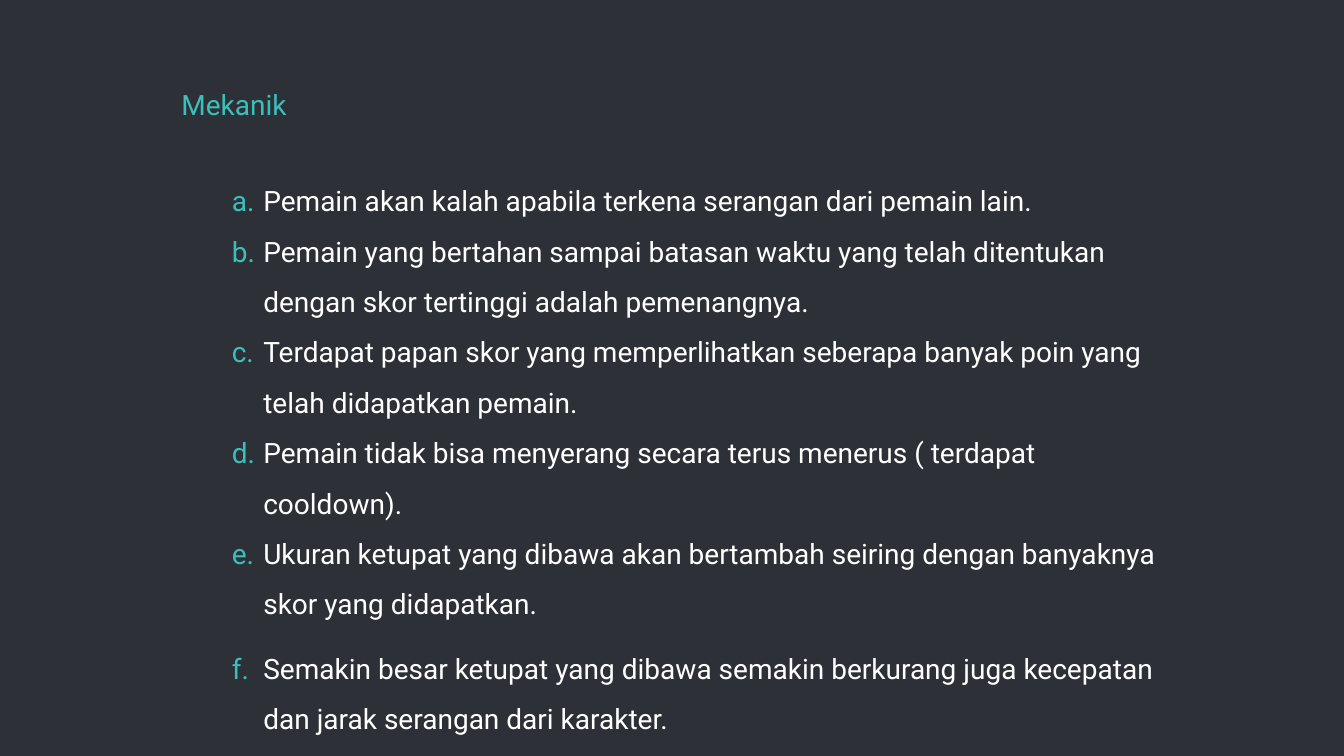
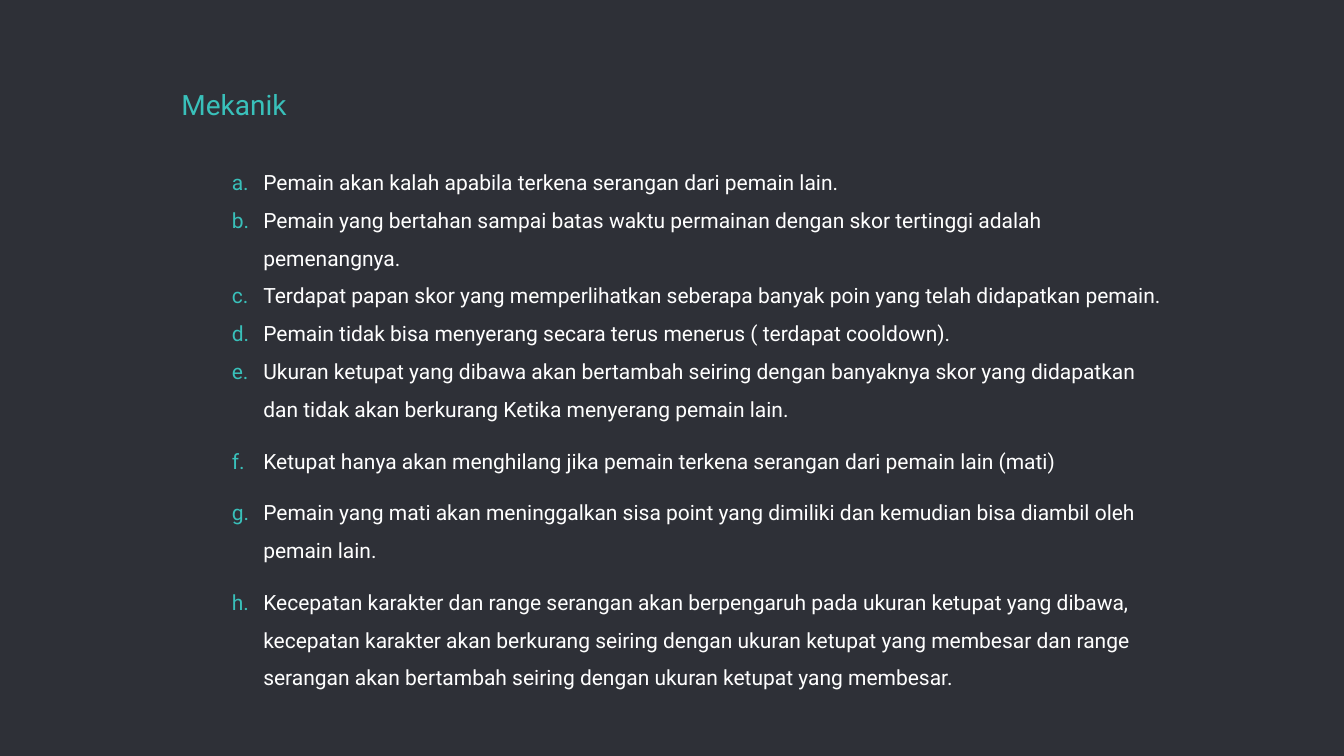
Before and after one commit to ctoffel9/KetupatWars, a slide deck: slide 11 of File Share/Kelompok 1.pptx. Drawn at 1344x756 pixels with LibreOffice and Linux fonts; fonts in the diff are those of the drawing. Boxes give left, top, right and bottom in pixels: in the first picture for what was removed or moved away, otherwise in the second. Text is boxed around its words. In the diff, an @@ line names an element or a change of style, - is before the commit and + after.

```diff
--- a/File Share/Kelompok 1.pptx
+++ b/File Share/Kelompok 1.pptx
@@ text "Pemain akan kalah apabila terkena ...": place and size @@
-text "Pemain akan kalah apabila terkena ..." at [263,190,1155,685]
+text "Pemain akan kalah apabila terkena ..." at [263,174,1161,690]
@@ text at [263,174,1161,346]: size 20 to 15 pt in "Pemain akan kalah apabila terkena serangan dari ...", "Terdapat papan skor yang memperlihatkan seberapa banyak ...", "Pemain tidak bisa menyerang secara terus menerus ..." @@
@@ text at [263,212,1041,271]: text changed; size 20 to 15 pt @@
-  b. Pemain yang bertahan sampai batasan waktu yang telah ditentukan dengan skor tertinggi adalah pemenangnya.
+  b. Pemain yang bertahan sampai batas waktu permainan dengan skor tertinggi adalah pemenangnya.
@@ text at [263,363,1135,690]: text changed; size 20 to 15 pt @@
-  e. Ukuran ketupat yang dibawa akan bertambah seiring dengan banyaknya skor yang didapatkan.
-  f. Semakin besar ketupat yang dibawa semakin berkurang juga kecepatan dan jarak serangan dari karakter.
+  e. Ukuran ketupat yang dibawa akan bertambah seiring dengan banyaknya skor yang didapatkan dan tidak akan berkurang Ketika menyerang pemain lain.
+  f. Ketupat hanya akan menghilang jika pemain terkena serangan dari pemain lain (mati)
+  g. Pemain yang mati akan meninggalkan sisa point yang dimiliki dan kemudian bisa diambil oleh pemain lain.
+  h. Kecepatan karakter dan range serangan akan berpengaruh pada ukuran ketupat yang dibawa, kecepatan karakter akan berkurang seiring dengan ukuran ketupat yang membesar dan range serangan akan bertambah seiring dengan ukuran ketupat yang membesar.
```
Also in this commit, not shown: 1 slide added.
